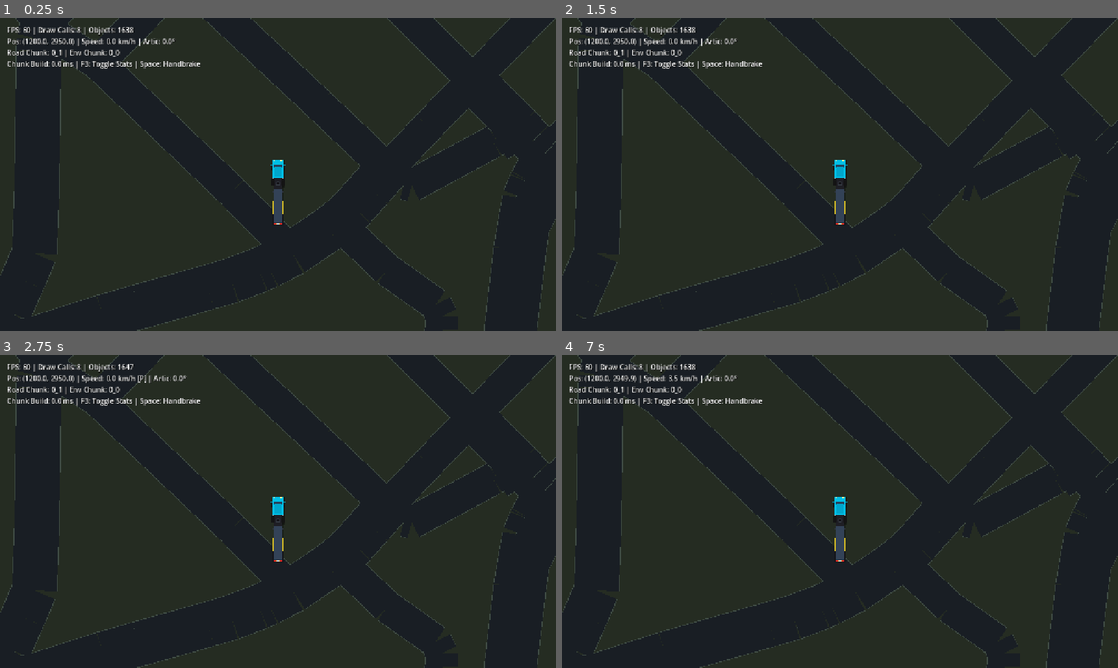
Above: before the commit, frames 1-4 (two rows, left to right).
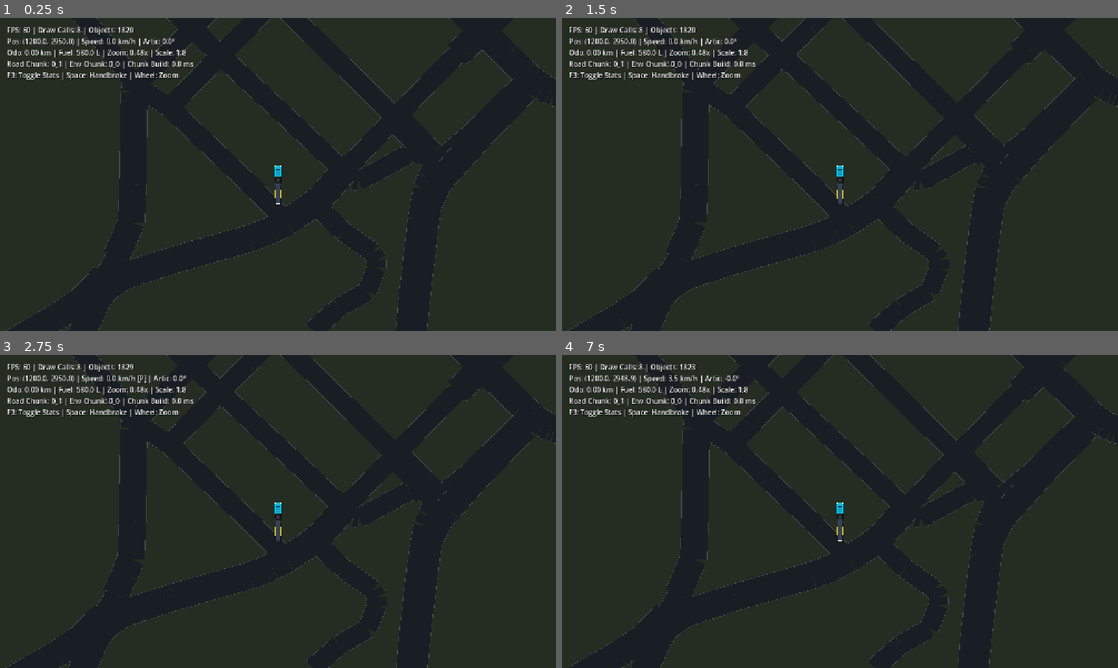
Above: after the commit, the same moments.

Repository: bal1st1k/vibecode-ets2d
Game: Godot game, scene res://scenes/Main.tscn
The game is run twice, just before and just after one commit, with the same random seed, the same clock (stepped at 60 frames per second) and the same inputs.
Inputs (mouse positions are in pixels of both pictures, inside the frame that each line leads up to):
- Up to frame 1 (0.25 s): no input
- Up to frame 2 (1.5 s): tap Enter at 0.5 s; move the mouse to (962, 158) at 0.52 s; hold Right (steer_right) 0.53-1.25 s; click (962, 158) at 0.67 s; tap Space at 0.77, 1.07 s; drag from (728, 190) to (812, 237) at 1.27 s
- Up to frame 3 (2.75 s): tap Space at 2 s; move the mouse to (333, 442) at 2.02 s; hold Right (steer_right) from 2.03 s (still down); click (333, 442) at 2.17 s
- Up to frame 4 (7 s): release Right (steer_right) at 2.75 s; tap Enter at 2.75, 4.25 s; drag from (812, 574) to (673, 464) at 2.77 s; tap Space at 3.5, 3.77, 4.07, 5, 6.77 s; move the mouse to (1006, 558) at 3.52 s; hold Left (steer_left) 3.53-4.25 s; click (1006, 558) at 3.67 s; drag from (673, 464) to (756, 433) at 4.27 s; move the mouse to (867, 511) at 5.02 s; hold Down (brake_reverse) 5.03-5.75 s; click (867, 511) at 5.17 s; drag from (756, 433) to (728, 527) at 5.77 s; move the mouse to (962, 495) at 6.52 s; hold Up (accelerate) from 6.53 s (still down); click (962, 495) at 6.67 s

The runs differ from the first frame. In frame 1, 3.7% of the frame differs, in the area x 0-100%, y 0-100%; in frame 2, 3.7%; in frame 3, 3.7%; in frame 4, 3.7%.

Commit message:
feat(godot): distance compression and speed-based camera [G-004b]

Diff:
--- a/godot/scenes/Main.tscn
+++ b/godot/scenes/Main.tscn
@@ -33,7 +33,7 @@
 shape = SubResource("RectangleShape2D_truck")
 
 [node name="Camera2D" type="Camera2D" parent="Truck"]
-zoom = Vector2(0.8, 0.8)
+zoom = Vector2(0.48, 0.48)
 position_smoothing_enabled = true
 position_smoothing_speed = 8.0
 
--- a/godot/scripts/Config.gd
+++ b/godot/scripts/Config.gd
@@ -1,4 +1,25 @@
 extends Node
 
-# Single source of truth for map projection and world scale (1:8 scale: 1 meter = 1.25 world units)
+# Single source of truth for map projection and world scale
+# Base OpenStreetMap scale: 1 real meter = 1.25 world canvas units
 const MAP_SCALE: float = 1.25
+
+# Distance / time compression factor (ETS2 Moldova 1:8 scale, configurable)
+# Multiplies world speed (units/s) so vehicle traverses compressed map at realistic game-time speed
+var DISTANCE_COMPRESSION: float = 8.0
+
+# Conversion helpers
+func get_world_scale() -> float:
+	return MAP_SCALE * DISTANCE_COMPRESSION # 1.25 * 8.0 = 10.0 world units per real meter
+
+func real_meters_to_world(m: float) -> float:
+	return m * MAP_SCALE * DISTANCE_COMPRESSION
+
+func world_to_real_meters(units: float) -> float:
+	return units / MAP_SCALE
+
+func world_speed_to_kmh(world_speed: float) -> float:
+	return (abs(world_speed) / (MAP_SCALE * DISTANCE_COMPRESSION)) * 3.6
+
+func kmh_to_world_speed(kmh: float) -> float:
+	return (kmh / 3.6) * MAP_SCALE * DISTANCE_COMPRESSION
--- a/godot/scripts/Main.gd
+++ b/godot/scripts/Main.gd
@@ -87,13 +87,22 @@
 		var speed_kmh = 0.0
 		var park_status = ""
 		var artic_deg = 0.0
+		var odo_km = 0.0
+		var fuel_l = 0.0
+		var zoom_val = 1.0
 		if truck:
 			if "current_speed" in truck:
-				speed_kmh = (abs(truck.current_speed) / Config.MAP_SCALE) * 3.6
+				speed_kmh = Config.world_speed_to_kmh(truck.current_speed)
 			if "parking_brake" in truck and truck.parking_brake:
 				park_status = " [P]"
 			if "articulation_angle" in truck:
 				artic_deg = rad_to_deg(truck.articulation_angle)
+			if "odometer_km" in truck:
+				odo_km = truck.odometer_km
+			if "fuel_litres" in truck:
+				fuel_l = truck.fuel_litres
+			if truck.camera:
+				zoom_val = truck.camera.zoom.x
 
 		var cx = int(floor(pos.x / 2048.0))
 		var cy = int(floor(pos.y / 2048.0))
@@ -102,15 +111,15 @@
 		var build_ms = env_world.last_chunk_build_ms if env_world else 0.0
 
 		if show_f3_perf:
-			debug_label.text = "FPS: %d | Draw Calls: %d | Objects: %d\nPos: (%.1f, %.1f) | Speed: %.1f km/h%s | Artic: %.1f°\nRoad Chunk: %d_%d | Env Chunk: %d_%d\nChunk Build: %.1f ms | F3: Toggle Stats | Space: Handbrake" % [
+			debug_label.text = "FPS: %d | Draw Calls: %d | Objects: %d\nPos: (%.1f, %.1f) | Speed: %.1f km/h%s | Artic: %.1f°\nOdo: %.2f km | Fuel: %.1f L | Zoom: %.2fx | Scale: 1:%.0f\nRoad Chunk: %d_%d | Env Chunk: %d_%d | Chunk Build: %.1f ms\nF3: Toggle Stats | Space: Handbrake | Wheel: Zoom" % [
 				current_fps, draw_calls, objects_count,
 				pos.x, pos.y, speed_kmh, park_status, artic_deg,
-				cx, cy, ecx, ecy,
-				build_ms
+				odo_km, fuel_l, zoom_val, Config.DISTANCE_COMPRESSION,
+				cx, cy, ecx, ecy, build_ms
 			]
 		else:
-			debug_label.text = "FPS: %d | Speed: %.1f km/h%s | Artic: %.1f° | Pos: (%.1f, %.1f) | F3: Stats" % [
-				current_fps, speed_kmh, park_status, artic_deg, pos.x, pos.y
+			debug_label.text = "FPS: %d | Speed: %.1f km/h%s | Artic: %.1f° | Odo: %.2f km | Fuel: %.1f L | F3: Stats" % [
+				current_fps, speed_kmh, park_status, artic_deg, odo_km, fuel_l
 			]
 
 	if should_screenshot and not screenshot_taken and frame_counter >= screenshot_frames:
--- a/godot/scripts/Truck.gd
+++ b/godot/scripts/Truck.gd
@@ -1,19 +1,24 @@
 extends CharacterBody2D
 
-# 2D Top-Down Truck Physics (Realistic European Semi-Truck scaled by Config.MAP_SCALE)
-# 90 km/h = 25.0 m/s = 31.25 world units/s at 1.25 units/m
-@export var max_forward_speed: float = (90.0 / 3.6) * Config.MAP_SCALE # 31.25 units/s (~90 km/h)
-@export var max_reverse_speed: float = (20.0 / 3.6) * Config.MAP_SCALE # 6.94 units/s (~20 km/h)
-@export var acceleration: float = (90.0 / 3.6 / 5.5) * Config.MAP_SCALE # ~5.68 units/s² (0-90 km/h in 5.5s)
-@export var braking: float = (90.0 / 3.6 / 2.0) * Config.MAP_SCALE # ~15.62 units/s² (90-0 km/h in 2.0s)
-@export var friction: float = 1.2 * Config.MAP_SCALE # ~1.5 units/s² (rolling resistance)
-@export var steer_speed: float = 2.5 # rad/s max steering rate
-
-# Kinematic articulation constants (matching src/engine.js)
-const WHEELBASE: float = 44.0          # Distance between front steer and rear drive axle
-const HITCH_OFFSET: float = -26.0      # Fifth wheel position behind truck center
-const KINGPIN_TO_AXLE: float = 105.0   # Distance from kingpin to trailer rear bogie center
-const JACKKNIFE_LIMIT: float = 1.50    # ~86 degrees max articulation limit
+# 2D Top-Down Truck Physics (Realistic European Semi-Truck with ETS2 1:8 Distance Compression)
+# All physical dimensions are defined in real meters, then scaled to world units via Config.get_world_scale()
+const REAL_WHEELBASE: float = 4.4        # meters between front steer and rear drive axle
+const REAL_HITCH_OFFSET: float = -2.6    # meters behind truck center to fifth wheel
+const REAL_KINGPIN_TO_AXLE: float = 10.5 # meters from kingpin to trailer bogie center
+const JACKKNIFE_LIMIT: float = 1.50      # ~86 degrees max articulation limit
+
+# World units scaled by MAP_SCALE (1.25) * DISTANCE_COMPRESSION (8) = 10.0 units/m
+var wheelbase: float = REAL_WHEELBASE * Config.get_world_scale()       # 44.0
+var hitch_offset: float = REAL_HITCH_OFFSET * Config.get_world_scale() # -26.0
+var kingpin_to_axle: float = REAL_KINGPIN_TO_AXLE * Config.get_world_scale() # 105.0
+
+# Speeds in world units/sec (90 km/h in world = 250 units/s at 10 units/m)
+@export var max_forward_speed: float = Config.kmh_to_world_speed(90.0) # 250.0 units/s
+@export var max_reverse_speed: float = Config.kmh_to_world_speed(20.0) # 55.55 units/s
+@export var acceleration: float = (Config.kmh_to_world_speed(90.0) / 5.5) # ~45.45 units/s² (0-90 km/h in 5.5s)
+@export var braking: float = (Config.kmh_to_world_speed(90.0) / 2.2) # ~113.6 units/s² (90-0 km/h in 2.2s)
+@export var friction: float = 1.2 * Config.get_world_scale() # ~12.0 units/s² rolling drag
+@export var steer_speed: float = 5.0 # rad/s max steering wheel turn rate
 
 var current_speed: float = 0.0         # Scalar speed along facing direction in world units/s
 var steer_angle: float = 0.0           # Current front wheel cut angle in radians
@@ -21,6 +26,17 @@
 var parking_brake: bool = false        # Parking brake toggle (Space)
 var articulation_angle: float = 0.0    # Angle difference between truck and trailer in radians
 var test_mode: String = ""             # Automated test maneuver mode
+
+# Telemetry
+var odometer_km: float = 0.0           # Real km traveled
+var fuel_litres: float = 580.0         # Fuel remaining (max 600L)
+const FUEL_CAPACITY: float = 600.0
+
+# Camera zoom & dynamic speed scaling
+var base_zoom: float = 0.42            # Default wide panoramic highway zoom
+var manual_zoom_factor: float = 1.0    # Scaled by mouse wheel
+var min_zoom: float = 0.15             # Furthest zoom out
+var max_zoom: float = 2.00             # Closest zoom in
 
 @export var trailer_path: NodePath = NodePath("../Trailer")
 var trailer_ref: Node2D = null
@@ -46,6 +62,10 @@
 		test_mode = "handbrake"
 		parking_brake = true
 
+	if OS.has_environment("TEST_SPEED"):
+		var spd = float(OS.get_environment("TEST_SPEED"))
+		current_speed = Config.kmh_to_world_speed(spd)
+
 	for arg in OS.get_cmdline_args():
 		if arg == "--turn-test":
 			test_mode = "turn"
@@ -54,6 +74,8 @@
 		elif arg == "--handbrake-test":
 			test_mode = "handbrake"
 			parking_brake = true
+		elif arg.begins_with("--speed="):
+			current_speed = Config.kmh_to_world_speed(float(arg.substr("--speed=".length())))
 	for arg in OS.get_cmdline_user_args():
 		if arg == "--turn-test":
 			test_mode = "turn"
@@ -62,6 +84,8 @@
 		elif arg == "--handbrake-test":
 			test_mode = "handbrake"
 			parking_brake = true
+		elif arg.begins_with("--speed="):
+			current_speed = Config.kmh_to_world_speed(float(arg.substr("--speed=".length())))
 
 	if position == Vector2.ZERO or (position.x == 1200 and position.y == 3000):
 		position = Vector2(1200, 2950)
@@ -74,8 +98,8 @@
 	if trailer_ref and is_instance_valid(trailer_ref):
 		trailer_ref.rotation = rotation
 		var t_forward = Vector2.from_angle(rotation)
-		var hitch_pos = global_position + t_forward * HITCH_OFFSET
-		trailer_ref.global_position = hitch_pos - Vector2.from_angle(trailer_ref.rotation) * (KINGPIN_TO_AXLE * 0.5)
+		var hitch_pos = global_position + t_forward * hitch_offset
+		trailer_ref.global_position = hitch_pos - Vector2.from_angle(trailer_ref.rotation) * (kingpin_to_axle * 0.5)
 		articulation_angle = 0.0
 
 func _physics_process(delta: float) -> void:
@@ -84,14 +108,14 @@
 
 	if test_mode == "turn":
 		if current_speed == 0.0:
-			current_speed = 20.0 # Initial roll speed for test maneuver
-		throttle = 0.95
-		steer_input = 0.95
+			current_speed = Config.kmh_to_world_speed(60.0) # Start with 60 km/h roll
+		throttle = 0.90
+		steer_input = 0.85
 	elif test_mode == "reverse":
 		if current_speed == 0.0:
-			current_speed = -6.0 # Initial reverse speed for test maneuver
-		throttle = -0.90
-		steer_input = -0.90
+			current_speed = -Config.kmh_to_world_speed(15.0)
+		throttle = -0.85
+		steer_input = -0.80
 	else:
 		if Input.is_action_pressed("accelerate") or Input.is_key_pressed(KEY_W) or Input.is_key_pressed(KEY_UP):
 			throttle += 1.0
@@ -108,7 +132,7 @@
 		throttle = 0.0
 		var park_decel = braking * 2.5
 		current_speed = move_toward(current_speed, 0.0, park_decel * delta)
-		if abs(current_speed) < 0.05:
+		if abs(current_speed) < 0.1:
 			current_speed = 0.0
 	else:
 		# 2. Drive acceleration / service brake
@@ -125,15 +149,16 @@
 		else:
 			current_speed = move_toward(current_speed, 0.0, friction * delta)
 
-	# 3. Steering with speed-sensitive damping
-	var speed_factor = 1.0 / (1.0 + abs(current_speed) * 0.05)
+	# 3. Steering with speed-sensitive damping (matching src/engine.js)
+	# High sensitivity at parking speeds, rock-solid stability at 90 km/h
+	var speed_factor = 1.0 / (1.0 + abs(current_speed) * 0.003)
 	var target_steer = steer_input * max_steer * speed_factor
-	steer_angle = move_toward(steer_angle, target_steer, steer_speed * delta)
+	steer_angle = lerp(steer_angle, target_steer, 1.0 - exp(-delta * 9.0))
 
 	# 4. Ackermann / Bicycle truck angular velocity
 	var angular_velocity: float = 0.0
-	if abs(current_speed) > 0.05:
-		angular_velocity = (current_speed / WHEELBASE) * tan(steer_angle)
+	if abs(current_speed) > 0.5:
+		angular_velocity = (current_speed / wheelbase) * tan(steer_angle)
 		rotation += angular_velocity * delta
 		rotation = wrapf(rotation, -PI, PI)
 
@@ -145,15 +170,15 @@
 	# 6. Articulated Semi-Trailer Kinematics (following fifth wheel, matching src/engine.js)
 	if trailer_ref and is_instance_valid(trailer_ref):
 		# Velocity of hitch point on truck body
-		var hitch_vx = velocity.x - sin(rotation) * HITCH_OFFSET * angular_velocity
-		var hitch_vy = velocity.y + cos(rotation) * HITCH_OFFSET * angular_velocity
+		var hitch_vx = velocity.x - sin(rotation) * hitch_offset * angular_velocity
+		var hitch_vy = velocity.y + cos(rotation) * hitch_offset * angular_velocity
 
 		# Lateral speed component relative to trailer orientation
 		var tr_angle = trailer_ref.rotation
 		var tr_lateral_speed = hitch_vx * sin(tr_angle) - hitch_vy * cos(tr_angle)
 
 		# Trailer angular rate: sweeps inside turn curve when moving forward; folds when reversing
-		var tr_angular_vel = -tr_lateral_speed / KINGPIN_TO_AXLE
+		var tr_angular_vel = -tr_lateral_speed / kingpin_to_axle
 
 		# Update trailer rotation with jackknife protection limit (~86 deg / 1.5 rad)
 		var new_rot = tr_angle + tr_angular_vel * delta
@@ -168,9 +193,25 @@
 
 		# Update trailer position so kingpin locks onto fifth wheel
 		var forward_vec = Vector2(cos(rotation), sin(rotation))
-		var hitch_pos = global_position + forward_vec * HITCH_OFFSET
+		var hitch_pos = global_position + forward_vec * hitch_offset
 		var tr_forward = Vector2(cos(trailer_ref.rotation), sin(trailer_ref.rotation))
-		trailer_ref.global_position = hitch_pos - tr_forward * (KINGPIN_TO_AXLE * 0.5)
+		trailer_ref.global_position = hitch_pos - tr_forward * (kingpin_to_axle * 0.5)
+
+	# 7. Odometer and Fuel simulation
+	var dist_units = abs(current_speed) * delta
+	var dist_real_km = (dist_units / Config.MAP_SCALE) / 1000.0
+	odometer_km += dist_real_km
+	var l_per_km = 0.33 + abs(throttle) * 0.12
+	fuel_litres = max(0.0, fuel_litres - dist_real_km * l_per_km)
+
+	# 8. Dynamic Camera Auto-Zoom based on speed + manual wheel adjustment
+	if camera:
+		var speed_ratio = clamp(abs(current_speed) / max_forward_speed, 0.0, 1.0)
+		# At 0 km/h: ~1.15x base zoom (closer detail); At 90 km/h: ~0.80x base zoom (wide highway overview)
+		var target_zoom_val = clamp(base_zoom * manual_zoom_factor * (1.15 - 0.35 * speed_ratio), min_zoom, max_zoom)
+		var cur_z = camera.zoom.x
+		var new_z = lerp(cur_z, target_zoom_val, clamp(delta * 2.8, 0.0, 1.0))
+		camera.zoom = Vector2(new_z, new_z)
 
 func _unhandled_input(event: InputEvent) -> void:
 	if event is InputEventKey and event.pressed and not event.echo:
@@ -179,11 +220,9 @@
 
 	if event is InputEventMouseButton:
 		if event.button_index == MOUSE_BUTTON_WHEEL_UP:
-			if camera:
-				camera.zoom = (camera.zoom * 1.1).clamp(Vector2(0.25, 0.25), Vector2(3.0, 3.0))
+			manual_zoom_factor = clamp(manual_zoom_factor * 1.12, 0.35, 3.0)
 		elif event.button_index == MOUSE_BUTTON_WHEEL_DOWN:
-			if camera:
-				camera.zoom = (camera.zoom * 0.9).clamp(Vector2(0.25, 0.25), Vector2(3.0, 3.0))
+			manual_zoom_factor = clamp(manual_zoom_factor * 0.88, 0.35, 3.0)
 
 func _draw() -> void:
 	# Semi-truck cab top-down dimensions: length 80 px, width 32 px
@@ -211,9 +250,9 @@
 	draw_rect(Rect2(-half_l + 8.0, -half_w - 2.0, wheel_w, wheel_h), Color(0.08, 0.08, 0.08, 1.0))
 	draw_rect(Rect2(-half_l + 8.0, half_w - 5.0, wheel_w, wheel_h), Color(0.08, 0.08, 0.08, 1.0))
 
-	# 4. Fifth wheel coupling plate (skid plate at HITCH_OFFSET)
-	draw_circle(Vector2(HITCH_OFFSET, 0.0), 6.5, Color(0.20, 0.22, 0.25, 1.0))
-	draw_circle(Vector2(HITCH_OFFSET, 0.0), 3.0, Color(0.08, 0.08, 0.10, 1.0))
+	# 4. Fifth wheel coupling plate (skid plate at hitch_offset)
+	draw_circle(Vector2(hitch_offset, 0.0), 6.5, Color(0.20, 0.22, 0.25, 1.0))
+	draw_circle(Vector2(hitch_offset, 0.0), 3.0, Color(0.08, 0.08, 0.10, 1.0))
 
 	# 5. Main cabin body
 	var cab_rect = Rect2(-half_l + 30.0, -half_w + 1.0, cab_length - 30.0, cab_width - 2.0)
Not shown, changed: TASKS.md
